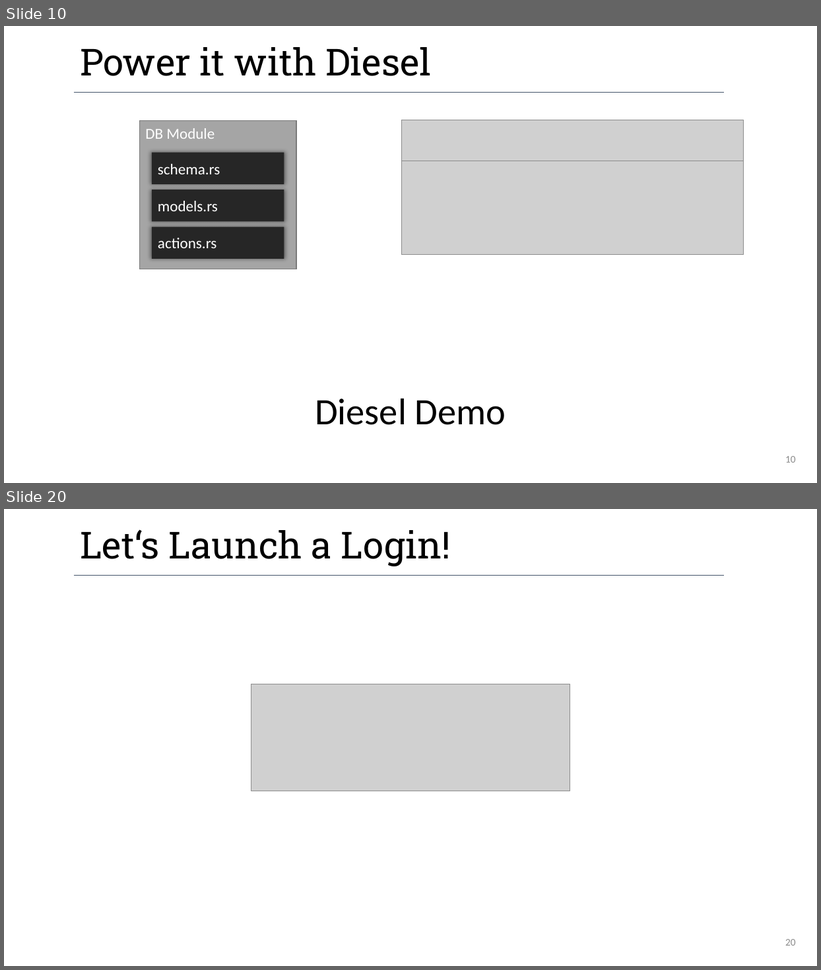
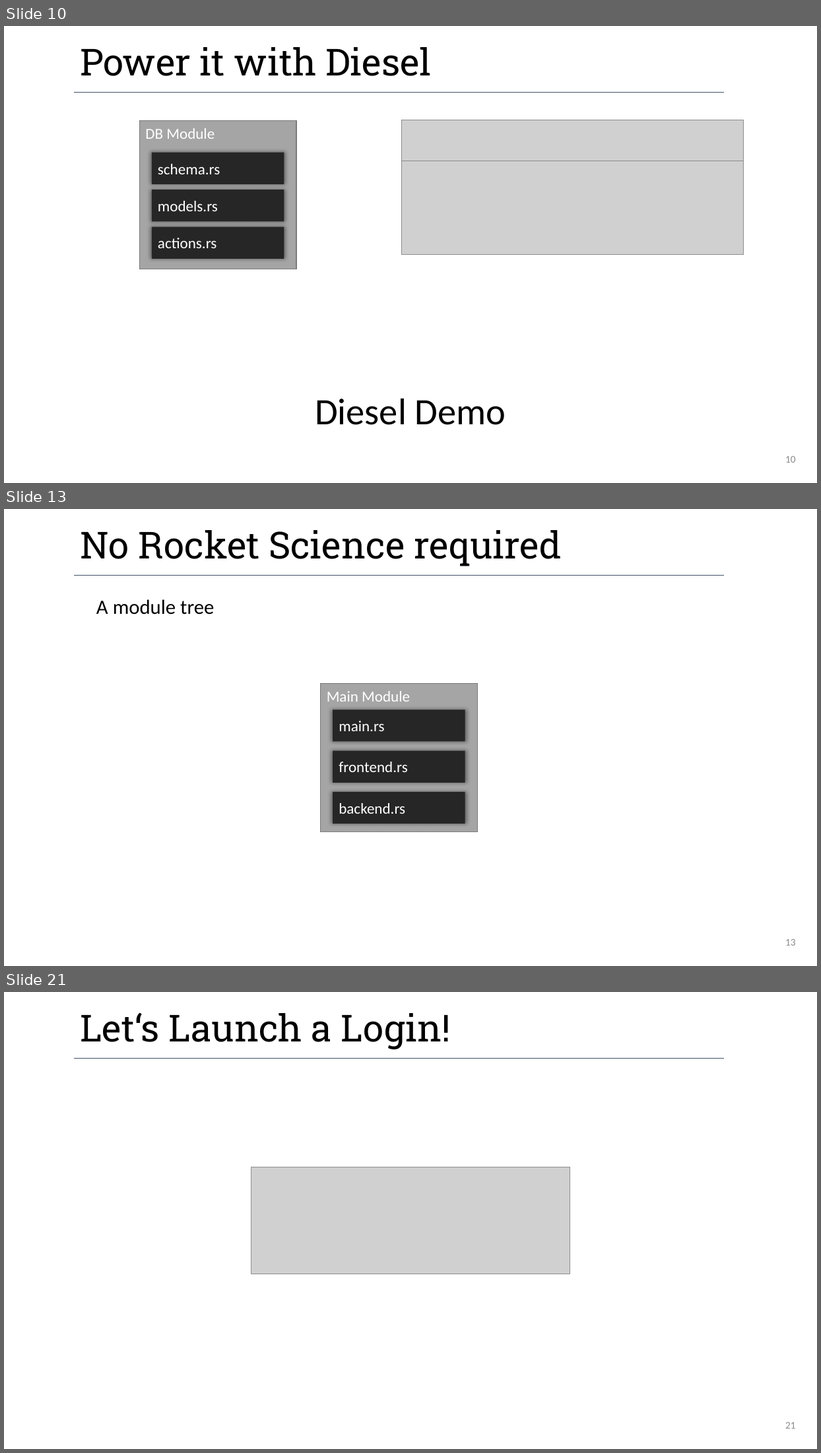
Before and after one commit to FlorianKohn/RustOverflow, a slide deck: talk/Rust Overflow.pptx. Shown one above the other, each under a label of ours: slides 10 and 20 before the commit, slides 10, 13 and 21 after it; the slides between them are not shown. The pictures are 821x970 and 821x1453 pixels, drawn with LibreOffice and Linux fonts; fonts in the diff are those of the drawing; grey boxes stand for pictures; background and template pictures are left out. Boxes give left, top, right and bottom in pixels: in the first picture for what was removed or moved away, otherwise in the second. Text is boxed around its words. In the diff, an @@ line names an element or a change of style, - is before the commit and + after.

```diff
--- a/talk/Rust Overflow.pptx
+++ b/talk/Rust Overflow.pptx
@@ slide 13 added at (4,509,817,966), background #FFFFFF; not listed: 1 template element that a slide beside it also shows @@
@@ title added at (80,530,562,566), 44 pt, text #000000 @@
+No Rocket Science required
@@ text added at (96,599,214,615), 24 pt, text #000000 @@
+A module tree
@@ rectangle added at (321,683,477,832), fill #A5A5A5, outline #7A7A7A 1 pt, 18 pt, text #FFFFFF @@
+Main Module
@@ rectangle added at (333,710,465,741), fill #262626, 18 pt, text #FFFFFF @@
+main.rs
@@ rectangle added at (333,751,465,783), fill #262626, 18 pt, text #FFFFFF @@
+frontend.rs
@@ rectangle added at (333,792,465,824), fill #262626, 18 pt, text #FFFFFF @@
+backend.rs
@@ page number added at (785,939,796,946), 12 pt, text #8C8C8C @@
+13
@@ what was slide 20 is now slide 21 @@
@@ page number at (785,1422,796,1429): text changed @@
-20
+21
```
Also in this commit, not shown: 19 slides changed, 1 other file.
